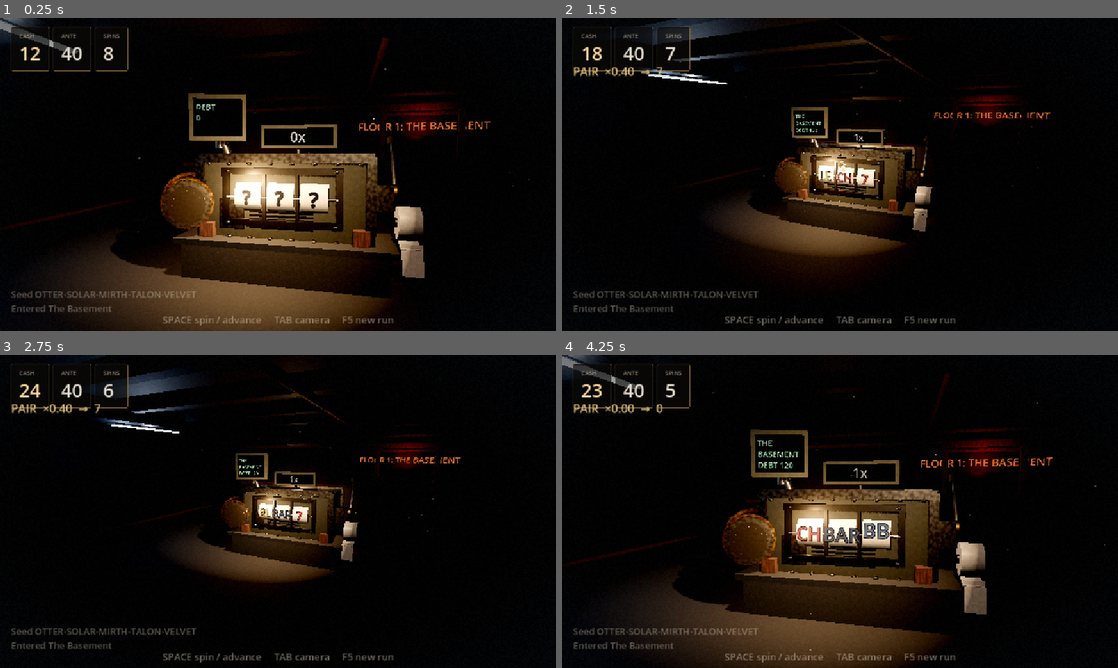
Above: before the commit, frames 1-4 (two rows, left to right).
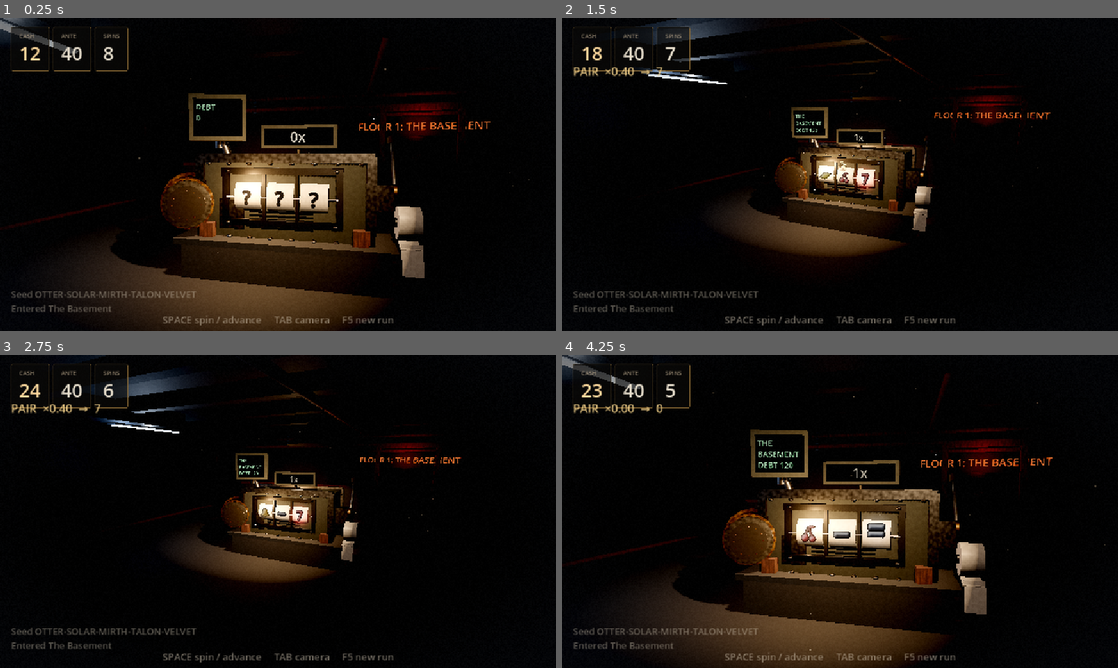
Above: after the commit, the same moments.

Repository: 11wallial/mum-birthday-weekend
Game: Godot game, scene res://scenes/3d/casino_room.tscn
The game is run twice, just before and just after one commit, with the same random seed, the same clock (stepped at 60 frames per second) and the same inputs.
Inputs (mouse positions are in pixels of both pictures, inside the frame that each line leads up to):
- Up to frame 1 (0.25 s): no input
- Up to frame 2 (1.5 s): tap Enter (bb_confirm) at 0.5 s; move the mouse to (962, 158) at 0.52 s; hold Space (bb_advance) 0.53-1.28 s; click (962, 158) at 0.67 s; move the mouse to (728, 190) at 1.27 s; tap Tab (bb_camera) at 1.35 s; click (728, 190) at 1.42 s
- Up to frame 3 (2.75 s): move the mouse to (333, 442) at 2.02 s; hold Enter (bb_confirm) from 2.03 s (still down); click (333, 442) at 2.17 s
- Up to frame 4 (4.25 s): move the mouse to (812, 574) at 2.77 s; release Enter (bb_confirm) at 2.78 s; tap Space (bb_advance) at 2.85 s; click (812, 574) at 2.92 s; move the mouse to (1006, 558) at 3.52 s; hold Tab (bb_camera) from 3.53 s (still down); click (1006, 558) at 3.67 s

The runs differ from the first frame. In frame 1, 6.3% of the frame differs, in the area x 29-73%, y 34-100%; in frame 2, 0.5%; in frame 3, 0.2%; in frame 4, 0.7%.

Commit message:
Draw the reel symbols, and light them by what they are worth
The reels showed the glyph token as text — "BB", "LE", "CH". Those abbreviations
exist because an id like double_bar is metres wide at a readable size on a 0.3m
drum, but they mean nothing to someone looking at a slot machine, and the reels
are the one thing a player looks at on every single spin.

So each symbol is drawn instead. SymbolArt composes them from signed distance
functions and samples once per pixel, which gives clean edges for a fraction of
the cost of supersampling a boolean test. An SDF also already knows which way
its own edge faces, so differencing it up-and-left gives the bevel for free —
the symbols read as struck enamel rather than as flat stickers, with no normals
and no second pass.

Symbols are unshaded. A lit sprite blows out along with the reel strip under the
machine's own lamp and loses the colour that identifies it; unshaded is also
what a real machine looks like, since the reel is backlit and the printed symbol
holds its own colour whatever the room is doing.

Behind each one is a backlight scaled by what the symbol is worth and by how
many artifacts the run has bought. Only the four symbols worth having light up —
a machine where everything glows says nothing about what landed — and the halo
reaches past the reel window onto the dark bezel, because confined to the strip
it is an additive glow over an already-bright surface, which is no glow at all.
The gain puts a top symbol above the environment's bloom threshold, so a seven
on a stacked machine flares rather than merely tinting.

tools/visual_qa/symbol_sheet.gd renders the whole set to one PNG. Waiting for a
symbol to land is a poor way to look at nine drawings — a run might not show a
skull for a hundred spins — and the sheet immediately caught three that did not
read: the seven was a capital F, the star was an asterisk, and the lemon was two
overlapping blobs. Each is now fixed, with the reason written next to it.

A symbol with no drawing is not an error: the glyph text remains as a fallback,
so new content lands legible without needing art first.

131/131 pass.

Co-Authored-By: Claude Opus 5 <noreply@anthropic.com>
Claude-Session: https://claude.ai/code/session_01QE67eTNkeMzNdUncixHbtk

Diff:
--- a/break-the-bank/scenes/3d/slot_machine_3d.tscn
+++ b/break-the-bank/scenes/3d/slot_machine_3d.tscn
@@ -61,7 +61,7 @@
 [node name="MachineLight" type="OmniLight3D" parent="."]
 transform = Transform3D(1, 0, 0, 0, 1, 0, 0, 0, 1, -0.35, 1.12, 0.62)
 light_color = Color(1, 0.741, 0.435, 1)
-light_energy = 2.4
+light_energy = 1.0
 light_specular = 0.8
 omni_range = 3.4
 omni_attenuation = 1.5
--- a/break-the-bank/scripts/presentation/look/machine_frame.gd
+++ b/break-the-bank/scripts/presentation/look/machine_frame.gd
@@ -132,6 +132,46 @@
 		face.transform.basis = Basis(Vector3(0.0, 0.0, 1.0), PI * 0.5)
 		face.material_override = Materials.enamel(Materials.ENAMEL, 67 + i)
 		reel.add_child(face)
+
+		# The backlight behind a symbol. A quad rather than a Sprite3D because
+		# it has to blend additively, and setting a material_override on a
+		# Sprite3D throws away the sprite's own texture handling.
+		var glow: MeshInstance3D = MeshInstance3D.new()
+		glow.name = "Glow"
+		var halo_quad: QuadMesh = QuadMesh.new()
+		halo_quad.size = Vector2(0.66, 0.66)
+		glow.mesh = halo_quad
+		var halo: StandardMaterial3D = StandardMaterial3D.new()
+		halo.albedo_texture = SymbolArt.halo()
+		halo.shading_mode = BaseMaterial3D.SHADING_MODE_UNSHADED
+		halo.transparency = BaseMaterial3D.TRANSPARENCY_ALPHA
+		halo.blend_mode = BaseMaterial3D.BLEND_MODE_ADD
+		halo.cull_mode = BaseMaterial3D.CULL_DISABLED
+		# Never write depth: the glow sits between the drum and the symbol, and
+		# an additive quad that writes depth punches a hole in whatever follows.
+		halo.no_depth_test = false
+		halo.disable_receive_shadows = true
+		glow.material_override = halo
+		glow.visible = false
+		glow.position = Vector3(0.0, 0.0, REEL_RADIUS + 0.003)
+		reel.add_child(glow)
+
+		# Two ways to show a symbol, and only ever one of them visible: a drawn
+		# sprite where SymbolArt has art, and the glyph token as text where it
+		# does not. New content therefore lands legible without needing art
+		# first, which is the whole reason the text path survives.
+		var art: Sprite3D = Sprite3D.new()
+		art.name = "Art"
+		art.pixel_size = 0.0028
+		art.billboard = BaseMaterial3D.BILLBOARD_DISABLED
+		art.shaded = false
+		# Discard rather than blend: the sprite sits a few millimetres off a
+		# curved drum, and alpha blending there sorts against the drum badly.
+		art.alpha_cut = SpriteBase3D.ALPHA_CUT_DISCARD
+		art.texture_filter = BaseMaterial3D.TEXTURE_FILTER_LINEAR_WITH_MIPMAPS
+		art.visible = false
+		art.position = Vector3(0.0, 0.0, REEL_RADIUS + 0.005)
+		reel.add_child(art)
 
 		var symbol: Label3D = Label3D.new()
 		symbol.name = "Symbol"
--- a/break-the-bank/scripts/presentation/look/materials.gd
+++ b/break-the-bank/scripts/presentation/look/materials.gd
@@ -18,7 +18,7 @@
 const OXIDE: Color = Color(0.353, 0.180, 0.094)
 const STEEL: Color = Color(0.404, 0.400, 0.392)
 const BRASS: Color = Color(0.663, 0.494, 0.208)
-const ENAMEL: Color = Color(0.808, 0.769, 0.686)
+const ENAMEL: Color = Color(0.702, 0.671, 0.604)
 const CONCRETE: Color = Color(0.118, 0.114, 0.106)
 const RUBBER: Color = Color(0.267, 0.078, 0.063)
 const TIMBER: Color = Color(0.286, 0.212, 0.145)
--- /dev/null
+++ b/break-the-bank/scripts/presentation/look/symbol_art.gd
@@ -0,0 +1,280 @@
+## Draws the reel symbols, rather than spelling them.
+##
+## The reels used to show the [member SymbolDef.glyph] token as text: "BB",
+## "LE", "CH". Those exist because an id like [code]double_bar[/code] is metres
+## wide at a readable size on a 0.3m drum — but a two-letter abbreviation means
+## nothing to someone looking at a slot machine, and the reels are the one thing
+## a player looks at on every single spin.
+##
+## So each symbol is drawn instead. Shapes are composed from signed distance
+## functions and sampled once per pixel, which gives clean edges for a fraction
+## of the cost of supersampling a boolean test — the whole set is nine 96px
+## sprites and is built once, lazily, on a symbol's first landing.
+##
+## A symbol with no drawing here is not an error: [SlotView3D] falls back to the
+## glyph text, so new content lands legibly without needing art first.
+class_name SymbolArt
+extends RefCounted
+
+const SIZE: int = 96
+## Ink for the outline. Every symbol is drawn on a cream reel strip, so the
+## outline is what stops a mid-tone fill from dissolving into it.
+const INK: Color = Color(0.09, 0.075, 0.063)
+## Outline half-width, in normalised units where the sprite spans -1..1.
+const STROKE: float = 0.085
+## How far past the shapes the sprite is sampled, leaving room for the outline.
+const MARGIN: float = 1.16
+
+static var _cache: Dictionary = {}
+
+
+## The sprite for [param symbol_id], or null if this symbol has no drawing.
+## [param tint] is the symbol's own colour, used for the fill.
+static func texture_for(symbol_id: StringName, tint: Color) -> ImageTexture:
+	var key: String = "%s:%s" % [symbol_id, tint.to_html(false)]
+	if _cache.has(key):
+		return _cache[key] as ImageTexture
+	if not _has_drawing(symbol_id):
+		return null
+	# Printed ink, not a light source. A symbol at full saturation clips to white
+	# under the machine's own lamp; pulling it down is what lets it behave like
+	# something printed on the reel strip.
+	var ink: Color = tint.darkened(0.22)
+	var image: Image = Image.create_empty(SIZE, SIZE, false, Image.FORMAT_RGBA8)
+	# One pixel, in the -1..1 space the shapes are described in. Edges are faded
+	# across exactly this much, which is what antialiases them.
+	var pixel: float = 2.0 * MARGIN / float(SIZE)
+	for y: int in SIZE:
+		for x: int in SIZE:
+			# Sampled slightly outside the shapes' own -1..1 range, which insets
+			# them in the sprite. Without the margin a shape that reaches the
+			# edge has its outline clipped off, and the symbol loses the dark
+			# edge that separates it from the cream reel strip.
+			var p: Vector2 = Vector2(
+					((float(x) + 0.5) / float(SIZE) * 2.0 - 1.0) * MARGIN,
+					((float(y) + 0.5) / float(SIZE) * 2.0 - 1.0) * MARGIN)
+			var d: float = _distance(symbol_id, p)
+			# Two coverages from one distance: the fill, and the fill dilated by
+			# the stroke width. The difference between them is the outline.
+			var fill: float = _coverage(d, pixel)
+			var outer: float = _coverage(d - STROKE, pixel)
+			if outer <= 0.0:
+				continue
+			var colour: Color = ink.lerp(INK, 1.0 - fill)
+			if fill > 0.0:
+				colour = _emboss(symbol_id, p, d, colour)
+			image.set_pixel(x, y, Color(colour.r, colour.g, colour.b, outer))
+	image.generate_mipmaps()
+	var texture: ImageTexture = ImageTexture.create_from_image(image)
+	_cache[key] = texture
+	return texture
+
+
+## Lights the fill from the upper left, so a symbol reads as struck enamel
+## rather than as a flat sticker.
+##
+## The trick is that a signed distance field already knows which way its own
+## edge faces: sampling it a little up-and-left and differencing gives the slope
+## of the shape's boundary, which is exactly the shading term a bevel needs — no
+## normals, no second pass.
+static func _emboss(symbol_id: StringName, p: Vector2, d: float,
+		colour: Color) -> Color:
+	const REACH: float = 0.055
+	# Up and to the left, and y runs downward in image space, so both components
+	# are negative. Sampling the other way lights the bottom-right rim instead,
+	# which reads as a symbol lit from below.
+	var slope: float = _distance(symbol_id, p - Vector2(REACH, REACH)) - d
+	# Fades out toward the middle of a shape, so only the rim is bevelled. The
+	# band has to be wide enough to see: at a quarter of this the bevel sat
+	# entirely underneath the outline and did nothing at all.
+	var rim: float = clampf(1.0 + d / 0.62, 0.0, 1.0)
+	var lift: float = clampf(slope / REACH, -1.0, 1.0) * rim
+	if lift > 0.0:
+		return colour.lerp(Color(1.0, 0.98, 0.94), lift * 0.62)
+	return colour.lerp(INK, -lift * 0.5)
+
+
+## A soft radial falloff, white, for tinting into a backlight behind a symbol.
+## One texture serves every symbol: the colour comes from the material.
+static func halo() -> ImageTexture:
+	if _cache.has("halo"):
+		return _cache["halo"] as ImageTexture
+	var image: Image = Image.create_empty(SIZE, SIZE, false, Image.FORMAT_RGBA8)
+	for y: int in SIZE:
+		for x: int in SIZE:
+			var p: Vector2 = Vector2(
+					(float(x) + 0.5) / float(SIZE) * 2.0 - 1.0,
+					(float(y) + 0.5) / float(SIZE) * 2.0 - 1.0)
+			# Squared falloff, then squared again: a linear ramp reads as a disc
+			# with a hard edge, and what this wants is a glow with no edge at all.
+			var falloff: float = clampf(1.0 - p.length(), 0.0, 1.0)
+			var alpha: float = falloff * falloff * falloff
+			image.set_pixel(x, y, Color(1.0, 1.0, 1.0, alpha))
+	image.generate_mipmaps()
+	var texture: ImageTexture = ImageTexture.create_from_image(image)
+	_cache["halo"] = texture
+	return texture
+
+
+static func _has_drawing(symbol_id: StringName) -> bool:
+	return symbol_id in [&"seven", &"cherry", &"bar", &"double_bar", &"bell",
+			&"lemon", &"diamond", &"wild", &"skull"]
+
+
+## Signed distance to the symbol: negative inside, positive outside.
+static func _distance(symbol_id: StringName, p: Vector2) -> float:
+	match symbol_id:
+		&"seven":
+			return _seven(p)
+		&"cherry":
+			return _cherry(p)
+		&"bar":
+			return _bars(p, 1)
+		&"double_bar":
+			return _bars(p, 2)
+		&"bell":
+			return _bell(p)
+		&"lemon":
+			return _lemon(p)
+		&"diamond":
+			return _diamond(p)
+		&"wild":
+			return _star(p)
+		&"skull":
+			return _skull(p)
+		_:
+			return 1.0
+
+
+# --- the symbols -----------------------------------------------------------
+
+## A seven: a top bar and a stroke leaning down-left off its right end.
+##
+## The lean has to be real. An almost-vertical stroke plus a crossbar reads as a
+## capital F, which is what the first attempt drew.
+static func _seven(p: Vector2) -> float:
+	var top: float = _box(p - Vector2(0.0, -0.66), Vector2(0.54, 0.16), 0.04)
+	# The stroke runs from under the bar's right end down to the left. Negating
+	# the angle is deliberate: _rotate turns the sampling point, so the shape
+	# ends up rotated the other way.
+	var stroke: float = _box(_rotate(p - Vector2(0.1, 0.14), -0.34),
+			Vector2(0.155, 0.7), 0.04)
+	return min(top, stroke)
+
+
+## Two fruit on stems, with a leaf.
+static func _cherry(p: Vector2) -> float:
+	var left: float = _circle(p - Vector2(-0.38, 0.42), 0.34)
+	var right: float = _circle(p - Vector2(0.36, 0.5), 0.28)
+	# Stems: thin boxes leaning in toward a joint above the fruit.
+	var stem_left: float = _box(_rotate(p - Vector2(-0.24, -0.12), -0.42),
+			Vector2(0.055, 0.42), 0.05)
+	var stem_right: float = _box(_rotate(p - Vector2(0.2, -0.06), 0.34),
+			Vector2(0.05, 0.4), 0.05)
+	var leaf: float = _circle((p - Vector2(0.26, -0.62)) * Vector2(1.0, 2.6), 0.3)
+	return min(min(min(left, right), min(stem_left, stem_right)), leaf)
+
+
+## One or two horizontal bands, the way a bar symbol has always been drawn.
+static func _bars(p: Vector2, count: int) -> float:
+	if count <= 1:
+		return _box(p, Vector2(0.72, 0.24), 0.07)
+	var upper: float = _box(p - Vector2(0.0, -0.32), Vector2(0.72, 0.22), 0.07)
+	var lower: float = _box(p - Vector2(0.0, 0.34), Vector2(0.72, 0.22), 0.07)
+	return min(upper, lower)
+
+
+## A bell: domed body flaring to a foot, with a clapper below.
+static func _bell(p: Vector2) -> float:
+	var dome: float = _circle(p - Vector2(0.0, -0.14), 0.46)
+	# The flare, as a box widening downward — approximated by shearing x with y.
+	var flare: Vector2 = Vector2(p.x / (1.0 + maxf(p.y + 0.1, 0.0) * 0.85), p.y)
+	var body: float = _box(flare - Vector2(0.0, 0.06), Vector2(0.42, 0.42), 0.06)
+	var foot: float = _box(p - Vector2(0.0, 0.5), Vector2(0.78, 0.11), 0.05)
+	var clapper: float = _circle(p - Vector2(0.0, 0.72), 0.14)
+	var crown: float = _circle(p - Vector2(0.0, -0.66), 0.11)
+	return min(min(min(dome, body), min(foot, clapper)), crown)
+
+
+## A tilted ellipse with a nub at each end.
+##
+## Scaling the sample point compresses the shape on that axis, so multiplying y
+## by 1.5 gives a body two-thirds as tall as it is wide. The nubs are small
+## rhombi placed on the ellipse's own axis, which is what makes it a lemon
+## rather than a circle.
+static func _lemon(p: Vector2) -> float:
+	var q: Vector2 = _rotate(p, 0.36)
+	var body: float = _circle(q * Vector2(1.0, 1.55), 0.66)
+	var tip_a: float = _rhombus(q - Vector2(0.7, 0.0), Vector2(0.24, 0.13))
+	var tip_b: float = _rhombus(q + Vector2(0.7, 0.0), Vector2(0.24, 0.13))
+	return min(body, min(tip_a, tip_b))
+
+
+## A rhombus with a facet notched out of the top, so it reads as cut stone.
+static func _diamond(p: Vector2) -> float:
+	var stone: float = _rhombus(p, Vector2(0.62, 0.86))
+	var facet: float = _box(p - Vector2(0.0, -0.42), Vector2(0.26, 0.035), 0.02)
+	# Subtract the facet from the stone: max(a, -b).
+	return maxf(stone, -facet)
+
+
+## A five-pointed star: five tapered spokes around a small hub.
+##
+## The taper must narrow *outward*. Dividing x by a factor that grows toward the
+## tip widens it instead, and five spokes that do not come to a point merge with
+## the hub into an asterisk — which is what the first attempt drew.
+static func _star(p: Vector2) -> float:
+	var d: float = _circle(p, 0.22)
+	for i: int in 5:
+		var angle: float = TAU * float(i) / 5.0
+		# Each spoke spans y from -1 (the tip) to 0 (the hub) after this shift.
+		var spoke: Vector2 = _rotate(p, angle) - Vector2(0.0, -0.5)
+		# Dividing x by a factor below 1 makes the inside test stricter, so the
+		# spoke is narrow where that factor is small — at the tip.
+		var taper: float = maxf(1.0 + spoke.y * 0.95, 0.12)
+		d = min(d, _box(Vector2(spoke.x / taper, spoke.y), Vector2(0.3, 0.5), 0.02))
+	return d
+
+
+## Cranium, jaw, two sockets and a nose.
+static func _skull(p: Vector2) -> float:
+	var cranium: float = _circle((p - Vector2(0.0, -0.18)) * Vector2(1.0, 1.12), 0.62)
+	var jaw: float = _box(p - Vector2(0.0, 0.5), Vector2(0.34, 0.26), 0.12)
+	var head: float = min(cranium, jaw)
+	var eye_left: float = _circle((p - Vector2(-0.24, -0.16)) * Vector2(1.0, 1.25), 0.2)
+	var eye_right: float = _circle((p - Vector2(0.24, -0.16)) * Vector2(1.0, 1.25), 0.2)
+	var nose: float = _rhombus(p - Vector2(0.0, 0.16), Vector2(0.09, 0.14))
+	var teeth: float = _box(p - Vector2(0.0, 0.5), Vector2(0.4, 0.03), 0.01)
+	# Sockets and teeth are cut out of the head.
+	return maxf(maxf(head, -min(eye_left, eye_right)), -min(nose, teeth))
+
+
+# --- distance primitives ---------------------------------------------------
+
+## How much of a pixel the shape covers, from its signed distance.
+static func _coverage(d: float, pixel: float) -> float:
+	return clampf(0.5 - d / pixel, 0.0, 1.0)
+
+
+static func _circle(p: Vector2, radius: float) -> float:
+	return p.length() - radius
+
+
+## Rounded box. [param half] is the half-extent before the corner radius.
+static func _box(p: Vector2, half: Vector2, radius: float) -> float:
+	var q: Vector2 = p.abs() - (half - Vector2(radius, radius))
+	return Vector2(maxf(q.x, 0.0), maxf(q.y, 0.0)).length() \
+			+ minf(maxf(q.x, q.y), 0.0) - radius
+
+
+static func _rhombus(p: Vector2, half: Vector2) -> float:
+	var q: Vector2 = p.abs()
+	# Distance to the line x/half.x + y/half.y = 1, normalised by its gradient.
+	var gradient: float = Vector2(1.0 / half.x, 1.0 / half.y).length()
+	return (q.x / half.x + q.y / half.y - 1.0) / gradient
+
+
+static func _rotate(p: Vector2, angle: float) -> Vector2:
+	var c: float = cos(angle)
+	var s: float = sin(angle)
+	return Vector2(p.x * c - p.y * s, p.x * s + p.y * c)
--- a/break-the-bank/scripts/presentation/slot_view_3d.gd
+++ b/break-the-bank/scripts/presentation/slot_view_3d.gd
@@ -27,10 +27,27 @@
 var _audio: AudioDirector
 var _bus: EffectBus
 var _pending: Array[Dictionary] = []
+## How much a symbol has to be worth before it lights up at all, and the value
+## at which its backlight is at full strength. Below the floor a symbol is just
+## printed on the strip; a machine where everything glows says nothing about
+## what landed.
+const GLOW_FLOOR: float = 4.0
+const GLOW_CEILING: float = 14.0
+## Extra backlight per artifact the run has bought, as a fraction. A stacked
+## machine is visibly hotter than a fresh one — the glow is the run's progress
+## made physical, which is the same job the cash stacks and floor markers do.
+const GLOW_PER_UPGRADE: float = 0.16
+## Brightness of a top-value symbol on a fresh machine. Above the environment's
+## 1.1 bloom threshold, so the best symbols flare rather than just tint.
+const GLOW_GAIN: float = 2.3
+const GLOW_MAX: float = 3.4
+
 ## True from the first frame of a spin until the last reel has settled. The room
 ## refuses to advance the run while this holds, so the simulation can never get
 ## more than one spin ahead of what the player is looking at.
 var _busy: bool = false
+## Artifacts acquired this run. Drives how hard the reels are backlit.
+var _upgrades: int = 0
 
 
 func _ready() -> void:
@@ -69,7 +86,10 @@
 		EffectBus.Event.PAYOUT_CALCULATED:
 			_play_spin(int(payload.get("payout", 0)), float(payload.get("multiplier", 1.0)))
 		EffectBus.Event.ARTIFACT_ACQUIRED:
+			_upgrades += 1
 			_attach_module(StringName(payload.get("artifact", &"")))
+		EffectBus.Event.RUN_STARTED:
+			_upgrades = 0
 		_:
 			pass
 
@@ -101,15 +121,59 @@
 ## Reveals the landed symbol as its reel comes to rest.
 func _settle_reel(index: int) -> void:
 	if index < _pending.size():
-		var label: Label3D = _reels[index].get_node_or_null("Symbol") as Label3D
-		if label != null:
-			label.text = String(_pending[index].get("glyph", "?"))
-			var tint: Color = _pending[index].get("color", Color.WHITE)
-			label.modulate = tint
+		_show_symbol(_reels[index], _pending[index])
 	# Land on a whole turn so the drum never settles crooked after many spins.
 	_reels[index].rotation.x = fmod(_reels[index].rotation.x, TAU)
 	if _audio != null:
 		_audio.play("reel_stop", randf_range(0.94, 1.06))
+
+
+## Puts one landed symbol on one reel, preferring drawn art and falling back to
+## the glyph token. Exactly one of the two nodes is ever visible.
+func _show_symbol(reel: Node3D, landed: Dictionary) -> void:
+	var art: Sprite3D = reel.get_node_or_null(^"Art") as Sprite3D
+	var label: Label3D = reel.get_node_or_null(^"Symbol") as Label3D
+	var tint: Color = landed.get("color", Color.WHITE)
+	var texture: ImageTexture = SymbolArt.texture_for(
+			StringName(landed.get("symbol", &"")), tint)
+	if art != null:
+		art.texture = texture
+		art.visible = texture != null
+	if label != null:
+		label.text = String(landed.get("glyph", "?"))
+		label.modulate = tint
+		label.visible = texture == null
+	_set_glow(reel, tint, float(landed.get("value", 0)))
+
+
+## Lights the strip behind a symbol in proportion to what it is worth, scaled by
+## how many upgrades the run is carrying.
+func _set_glow(reel: Node3D, tint: Color, value: float) -> void:
+	var glow: MeshInstance3D = reel.get_node_or_null(^"Glow") as MeshInstance3D
+	if glow == null:
+		return
+	var material: StandardMaterial3D = glow.material_override as StandardMaterial3D
+	if material == null:
+		return
+	var importance: float = clampf(
+			inverse_lerp(GLOW_FLOOR, GLOW_CEILING, value), 0.0, 1.0)
+	if importance <= 0.0:
+		glow.visible = false
+		return
+	# Scaled past 1 deliberately: the environment blooms above 1.1, so a top
+	# symbol on a stacked machine does not merely tint the strip, it flares.
+	var energy: float = minf(
+			importance * GLOW_GAIN * (1.0 + float(_upgrades) * GLOW_PER_UPGRADE),
+			GLOW_MAX)
+	glow.visible = true
+	# Additive, so the alpha carries the falloff and the colour carries the
+	# strength; pushing the colour past 1 is what makes a jackpot bloom.
+	material.albedo_color = Color(tint.r * energy, tint.g * energy, tint.b * energy, 1.0)
+	# A short flare as it lands, settling back to its resting brightness.
+	glow.scale = Vector3.ONE * 1.35
+	var tween: Tween = create_tween()
+	tween.tween_property(glow, "scale", Vector3.ONE, 0.32) \
+			.set_trans(Tween.TRANS_BACK).set_ease(Tween.EASE_OUT)
 
 
 func _finish_spin(payout: int, multiplier: float) -> void:
--- /dev/null
+++ b/break-the-bank/tools/visual_qa/symbol_sheet.gd
@@ -0,0 +1,61 @@
+## Renders every reel symbol to one PNG, so the set can be checked at a glance.
+##
+## Waiting for a symbol to land on a reel is a poor way to look at nine drawings
+## — a run might not show a skull for a hundred spins. This draws the whole set
+## against the reel strip's own colour, at roughly the size it appears on screen.
+##
+##   godot --headless --path . --script res://tools/visual_qa/symbol_sheet.gd \
+##       -- --out=/tmp/symbols.png
+extends SceneTree
+
+## Drawn at the size a symbol occupies on a 1152-wide frame, so the sheet shows
+## what a player actually sees rather than a flattering enlargement.
+const CELL: int = 96
+const PADDING: int = 12
+
+
+func _initialize() -> void:
+	var out_path: String = "user://symbols.png"
+	for arg: String in OS.get_cmdline_user_args():
+		if arg.begins_with("--out="):
+			out_path = arg.substr(6)
+
+	var symbols: Array[SymbolDef] = ContentDB.shared().symbols
+	if symbols.is_empty():
+		push_error("symbol_sheet: no symbols in the content set")
+		quit(1)
+		return
+
+	var columns: int = 5
+	var rows: int = int(ceil(float(symbols.size()) / float(columns)))
+	var sheet: Image = Image.create_empty(
+			columns * (CELL + PADDING) + PADDING,
+			rows * (CELL + PADDING) + PADDING, false, Image.FORMAT_RGBA8)
+	# The strip's own cream, so a pale symbol is judged against what it will
+	# actually sit on rather than against a checkerboard.
+	sheet.fill(Materials.ENAMEL)
+
+	var missing: PackedStringArray = PackedStringArray()
+	for i: int in symbols.size():
+		var symbol: SymbolDef = symbols[i]
+		var art: ImageTexture = SymbolArt.texture_for(symbol.id, symbol.color)
+		if art == null:
+			missing.append(String(symbol.id))
+			continue
+		var x: int = PADDING + (i % columns) * (CELL + PADDING)
+		var y: int = PADDING + (i / columns) * (CELL + PADDING)
+		var tile: Image = art.get_image()
+		tile.convert(Image.FORMAT_RGBA8)
+		sheet.blend_rect(tile, Rect2i(Vector2i.ZERO, tile.get_size()), Vector2i(x, y))
+		print("  %-12s %s" % [symbol.id, symbol.color.to_html(false)])
+
+	if not missing.is_empty():
+		# Not a failure: a symbol with no drawing falls back to its glyph text.
+		print("no drawing (falls back to glyph text): %s" % ", ".join(missing))
+	var err: int = sheet.save_png(out_path)
+	if err != OK:
+		push_error("symbol_sheet: save failed (%d)" % err)
+		quit(1)
+		return
+	print("sheet → %s" % out_path)
+	quit(0)
Not shown, added: break-the-bank/scripts/presentation/look/symbol_art.gd.uid
Not shown, added: break-the-bank/tools/visual_qa/symbol_sheet.gd.uid
